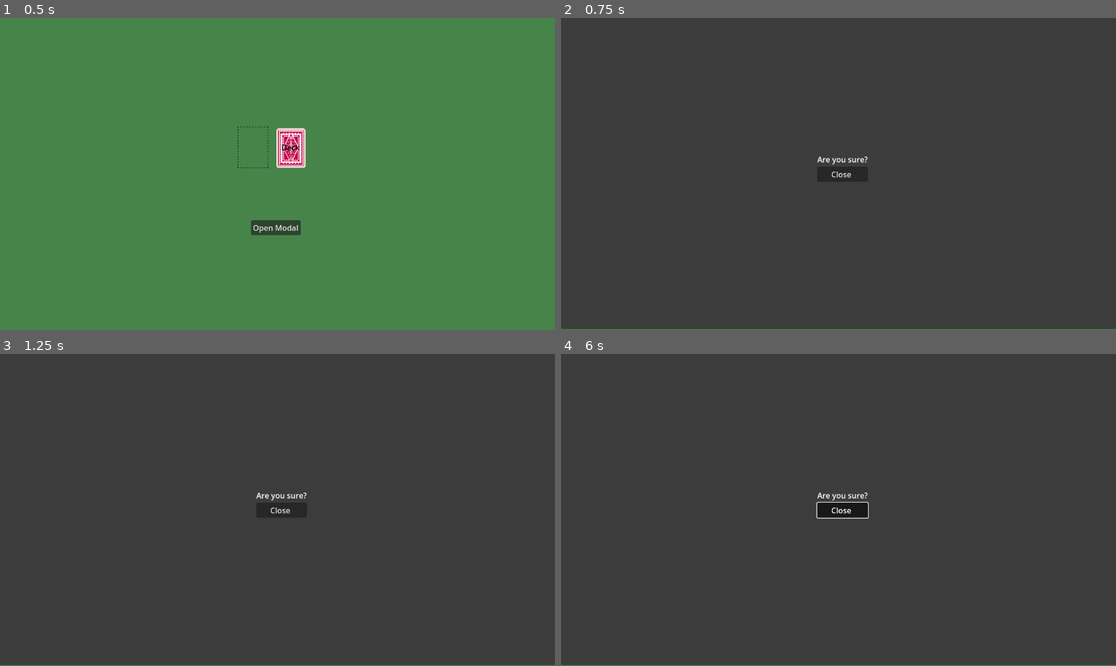
Above: before the commit, frames 1-4 (two rows, left to right).
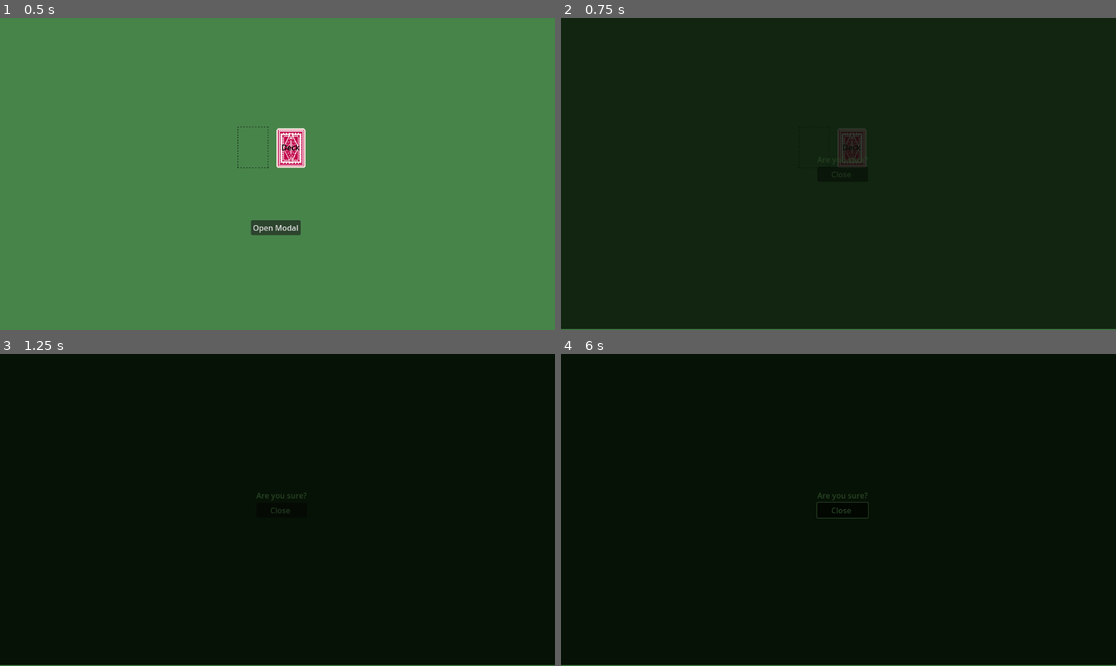
Above: after the commit, the same moments.

Repository: nazrinamir/Lucky7-v1.0
Game: Godot game, scene res://Scenes/game.tscn
Same seed, same stepped clock (60 frames per second), same inputs: the game is played once before the commit and once after it.
Inputs (mouse positions are in pixels of both pictures, inside the frame that each line leads up to):
- Up to frame 1 (0.5 s): no input
- Up to frame 2 (0.75 s): click "Open Modal" at 0.5 s
- Up to frame 3 (1.25 s): no input
- Up to frame 4 (6 s): tap Enter at 1.25, 2.75, 4.25 s; move the mouse to (960, 494) at 1.27 s; hold X (discard_card) 1.28-2.03 s; click (960, 494) at 1.42 s; tap Space (draw_card) at 2, 2.1, 3.5, 5 s; move the mouse to (727, 525) at 2.02 s; click (727, 525) at 2.17 s; move the mouse to (894, 441) at 2.77 s; hold 1 (swap_slot_0) 2.78-3.53 s; click (894, 441) at 2.92 s; move the mouse to (810, 572) at 3.52 s; tap 2 (swap_slot_1) at 3.6 s; click (810, 572) at 3.67 s; move the mouse to (1005, 556) at 4.27 s; hold 3 (swap_slot_2) 4.28-5.03 s; click (1005, 556) at 4.42 s; move the mouse to (672, 463) at 5.02 s; tap 4 (swap_slot_3) at 5.1 s; click (672, 463) at 5.17 s; move the mouse to (866, 510) at 5.77 s; hold X (discard_card) from 5.78 s (still down); click (866, 510) at 5.92 s

Frame 1 is identical in both runs. In frame 2, 100% of the frame differs, in the area x 0-100%, y 0-100%; in frame 3, 100%; in frame 4, 99%.

Commit message:
fix: Modal

Diff:
--- a/Scenes/UI/modal.tscn
+++ b/Scenes/UI/modal.tscn
@@ -1,4 +1,58 @@
-[gd_scene format=3 uid="uid://bivtsima3542k"]
+[gd_scene load_steps=5 format=3 uid="uid://bivtsima3542k"]
+
+[sub_resource type="Animation" id="Animation_nq0u4"]
+length = 0.001
+tracks/0/type = "value"
+tracks/0/imported = false
+tracks/0/enabled = true
+tracks/0/path = NodePath("ColorRect:modulate")
+tracks/0/interp = 1
+tracks/0/loop_wrap = true
+tracks/0/keys = {
+"times": PackedFloat32Array(0),
+"transitions": PackedFloat32Array(1),
+"update": 0,
+"values": [Color(1, 1, 1, 1)]
+}
+
+[sub_resource type="Animation" id="Animation_1thp1"]
+resource_name = "open"
+length = 0.2
+tracks/0/type = "value"
+tracks/0/imported = false
+tracks/0/enabled = true
+tracks/0/path = NodePath("ColorRect:modulate")
+tracks/0/interp = 1
+tracks/0/loop_wrap = true
+tracks/0/keys = {
+"times": PackedFloat32Array(0, 0.2),
+"transitions": PackedFloat32Array(1, 1),
+"update": 0,
+"values": [Color(0.159, 0.266, 0.144, 0), Color(0.159, 0.266, 0.144, 1)]
+}
+
+[sub_resource type="Animation" id="Animation_fxjm6"]
+resource_name = "close"
+length = 0.15
+tracks/0/type = "value"
+tracks/0/imported = false
+tracks/0/enabled = true
+tracks/0/path = NodePath("ColorRect:modulate")
+tracks/0/interp = 1
+tracks/0/loop_wrap = true
+tracks/0/keys = {
+"times": PackedFloat32Array(0, 0.15),
+"transitions": PackedFloat32Array(1, 1),
+"update": 0,
+"values": [Color(1, 1, 1, 0.5), Color(1, 1, 1, 0)]
+}
+
+[sub_resource type="AnimationLibrary" id="AnimationLibrary_fxjm6"]
+_data = {
+&"RESET": SubResource("Animation_nq0u4"),
+&"close": SubResource("Animation_fxjm6"),
+&"open": SubResource("Animation_1thp1")
+}
 
 [node name="Modal" type="Control"]
 layout_mode = 3
@@ -10,7 +64,7 @@
 layout_mode = 0
 offset_right = 1153.0
 offset_bottom = 646.0
-color = Color(0.233925, 0.233925, 0.233925, 1)
+color = Color(0.160784, 0.266667, 0.145098, 1)
 
 [node name="CenterContainer" type="CenterContainer" parent="ColorRect"]
 layout_mode = 0
@@ -34,3 +88,8 @@
 [node name="Button" type="Button" parent="ColorRect/CenterContainer/Panel/VBoxContainer"]
 layout_mode = 2
 text = "Close "
+
+[node name="AnimationPlayer" type="AnimationPlayer" parent="."]
+libraries = {
+&"": SubResource("AnimationLibrary_fxjm6")
+}
--- a/Scenes/game.tscn
+++ b/Scenes/game.tscn
@@ -34,6 +34,7 @@
 script = ExtResource("5_wowpa")
 
 [node name="Button" type="Button" parent="CanvasLayer/UI"]
+layout_mode = 0
 offset_left = 521.0
 offset_top = 420.0
 offset_right = 624.0
--- a/Scripts/UI Scripts/modal.gd
+++ b/Scripts/UI Scripts/modal.gd
@@ -1,18 +1,24 @@
 extends Control
 
 @onready var label = $ColorRect/CenterContainer/Panel/VBoxContainer/Label
-@onready var close_button = $ColorRect/CenterContainer/Panel/VBoxContainer/Button
+@onready var button = $ColorRect/CenterContainer/Panel/VBoxContainer/Button
+@onready var animation_player = $AnimationPlayer
+@onready var color_rect = $ColorRect
+@onready var panel = $ColorRect/CenterContainer/Panel
 
 signal confirmed
 
 func _ready():
 	visible = false
-	close_button.pressed.connect(_on_close_button_pressed)
+	button.pressed.connect(_on_close_button_pressed)
 
 func show_modal(message: String):
 	label.text = message
 	visible = true
+	animation_player.play("open")
 
 func _on_close_button_pressed():
+	animation_player.play("close")
+	await animation_player.animation_finished
 	visible = false
 	confirmed.emit()
